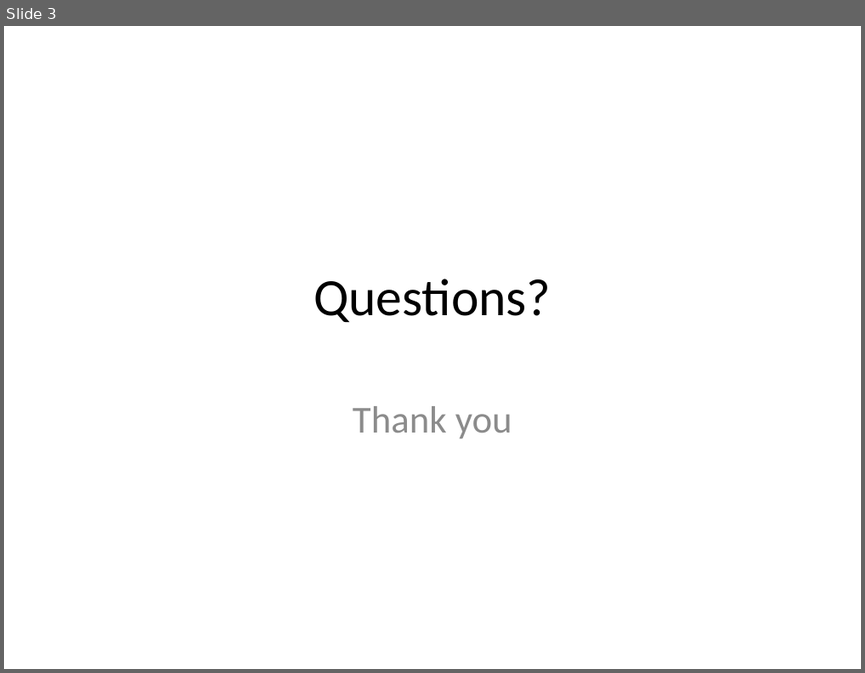
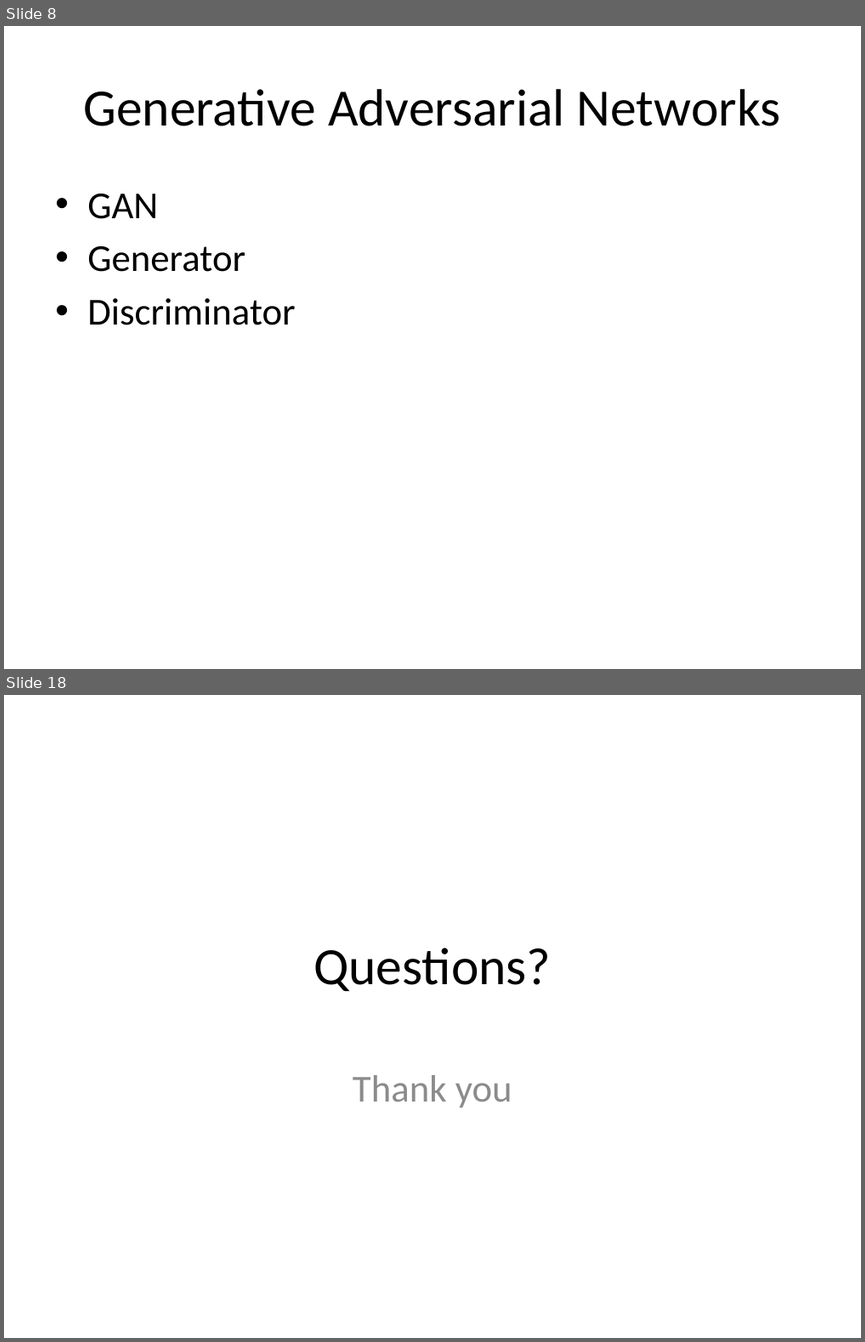
Before and after one commit to look4pritam/GenerativeAdversarialNetworks, a slide deck: Presentations/GenerativeAdversarialNetwork.pptx. Shown one above the other, each under a label of ours: slide 3 before the commit, slides 8 and 18 after it; the slides between them are not shown. The pictures are 865x673 and 865x1342 pixels, drawn with LibreOffice and Linux fonts; fonts in the diff are those of the drawing. Boxes give left, top, right and bottom in pixels: in the first picture for what was removed or moved away, otherwise in the second. Text is boxed around its words. In the diff, an @@ line names an element or a change of style, - is before the commit and + after.

```diff
--- a/Presentations/GenerativeAdversarialNetwork.pptx
+++ b/Presentations/GenerativeAdversarialNetwork.pptx
@@ slide 8 added at box(4, 26, 861, 669), background #FFFFFF @@
@@ title added at box(83, 89, 781, 126), 44 pt, text #000000 @@
+Generative Adversarial Networks
@@ text added at box(87, 193, 295, 325), 32 pt, text #000000 @@
+• GAN
+• Generator
+• Discriminator
@@ what was slide 3 is now slide 18 @@
```
Also in this commit, not shown: 1 slide changed, 15 other slides added, 1 slide removed.
